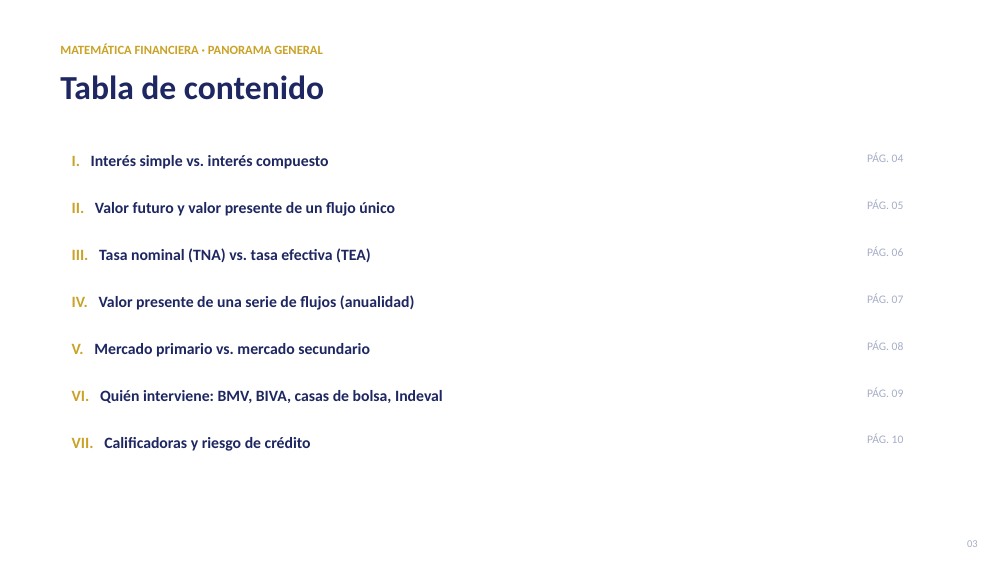
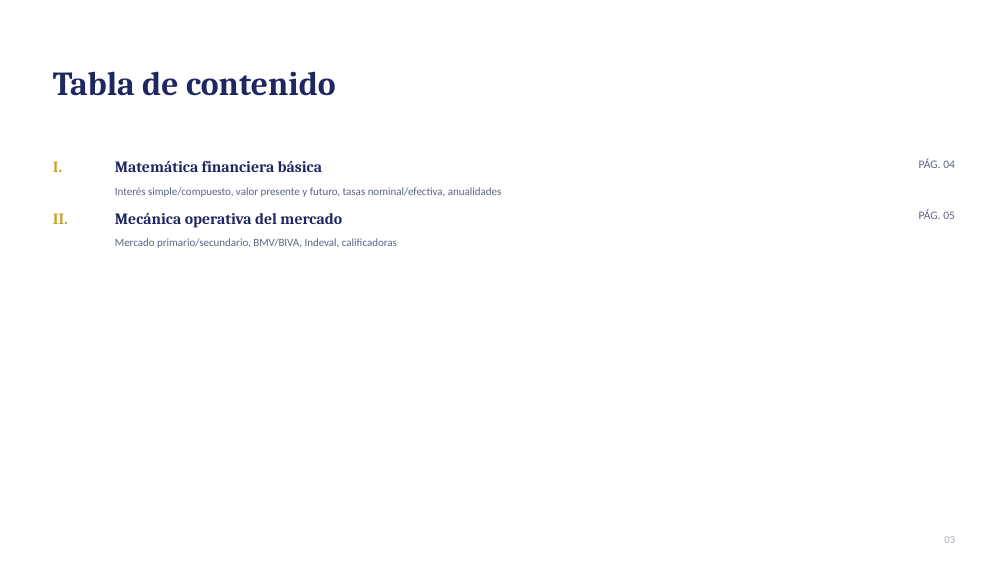
Before and after one commit to LoMarrujo/notes_mercados_dc, a slide deck: slide 3 of notas_unidades/unidad1/5_matematica_financiera_mecanica_mercado.pptx. Drawn at 1008x567 pixels with LibreOffice and Linux fonts; fonts in the diff are those of the drawing. Boxes give left, top, right and bottom in pixels: in the first picture for what was removed or moved away, otherwise in the second. Text is boxed around its words. In the diff, an @@ line names an element or a change of style, - is before the commit and + after.

```diff
--- a/notas_unidades/unidad1/5_matematica_financiera_mecanica_mercado.pptx
+++ b/notas_unidades/unidad1/5_matematica_financiera_mecanica_mercado.pptx
@@ text removed at <box>60,43,323,54</box> @@
-MATEMÁTICA FINANCIERA · PANORAMA GENERAL
@@ text "Tabla de contenido" at <box>53,71,336,96</box>: font Calibri to Cambria @@
@@ text added at <box>53,161,62,172</box>, 15 pt, text #C9A227, bold @@
+I.
@@ text removed at <box>72,155,328,169</box> @@
-I. Interés simple vs. interés compuesto
@@ text added at <box>115,161,322,172</box>, 15 pt, text #1E2761, bold @@
+Matemática financiera básica
@@ text "PÁG. 04": place and size @@
-text "PÁG. 04" at <box>867,153,904,162</box>
+text "PÁG. 04" at <box>919,159,955,168</box>
@@ text "PÁG. 04" at <box>919,159,955,168</box>: text colour #A6ADC7 to #5B6482 @@
@@ text removed at <box>72,202,395,216</box> @@
-II. Valor futuro y valor presente de un flujo único
@@ text added at <box>115,187,502,197</box>, 10.5 pt, text #5B6482 @@
+Interés simple/compuesto, valor presente y futuro, tasas nominal/efectiva, anualidades
@@ text "PÁG. 05" at <box>919,210,955,219</box>: text colour #A6ADC7 to #5B6482 @@
@@ text "PÁG. 05": place and size @@
-text "PÁG. 05" at <box>867,200,904,209</box>
+text "PÁG. 05" at <box>919,210,955,219</box>
@@ text added at <box>53,213,68,224</box>, 15 pt, text #C9A227, bold @@
+II.
@@ text added at <box>115,213,342,228</box>, 15 pt, text #1E2761, bold @@
+Mecánica operativa del mercado
@@ text added at <box>115,238,397,248</box>, 10.5 pt, text #5B6482 @@
+Mercado primario/secundario, BMV/BIVA, Indeval, calificadoras
@@ text removed at <box>72,248,371,262</box> @@
-III. Tasa nominal (TNA) vs. tasa efectiva (TEA)
@@ text removed at <box>867,246,904,256</box> @@
-PÁG. 06
@@ text removed at <box>72,295,415,310</box> @@
-IV. Valor presente de una serie de flujos (anualidad)
@@ text removed at <box>867,293,904,303</box> @@
-PÁG. 07
@@ text removed at <box>72,343,370,357</box> @@
-V. Mercado primario vs. mercado secundario
@@ text removed at <box>867,340,904,350</box> @@
-PÁG. 08
@@ text removed at <box>867,387,904,397</box> @@
-PÁG. 09
@@ text removed at <box>72,390,443,403</box> @@
-VI. Quién interviene: BMV, BIVA, casas de bolsa, Indeval
@@ text removed at <box>72,437,311,451</box> @@
-VII. Calificadoras y riesgo de crédito
@@ text removed at <box>867,434,904,443</box> @@
-PÁG. 10
@@ text "03": place and size @@
-text "03" at <box>967,540,978,547</box>
+text "03" at <box>944,536,955,543</box>
```
Also in this commit, not shown: 11 other slides changed, 12 other files.
